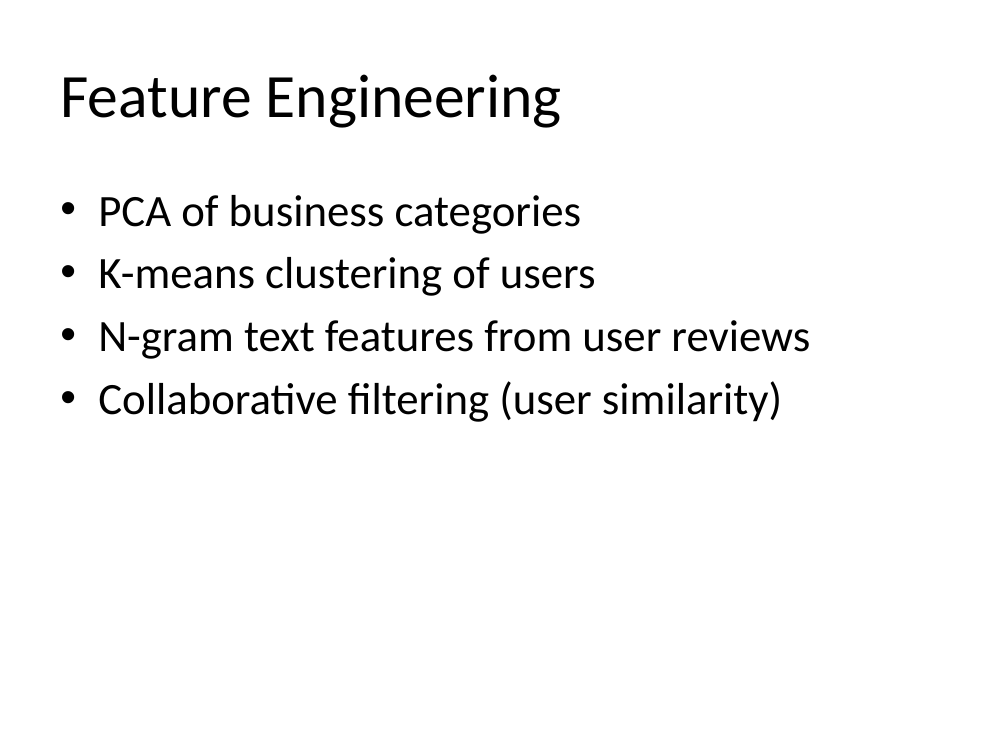
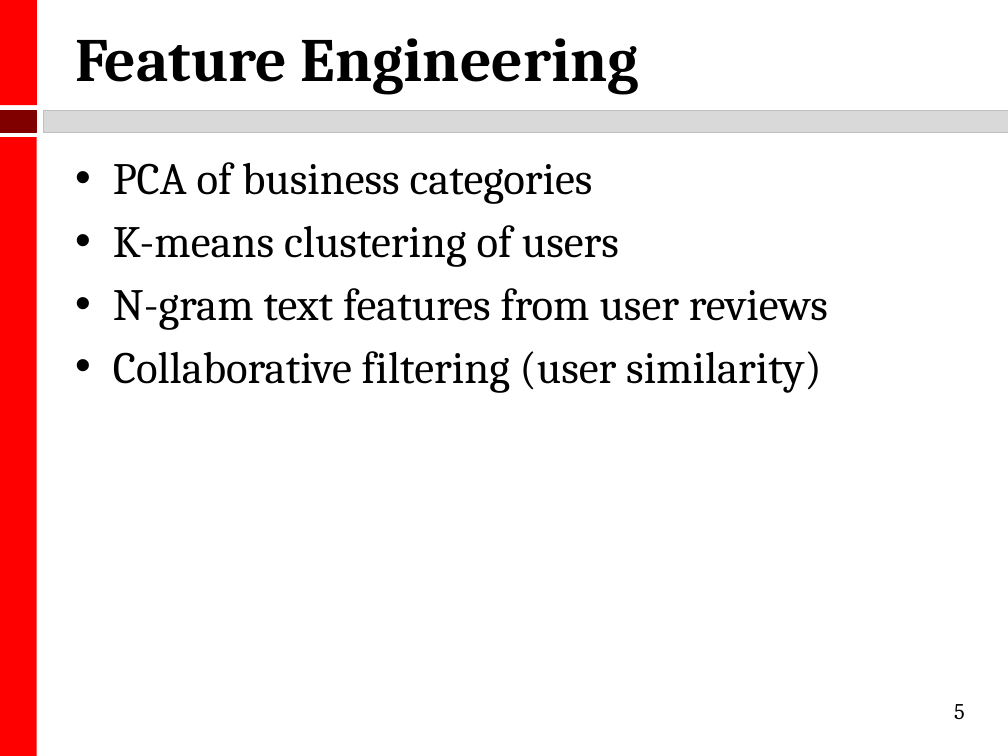
Before and after one commit to kmhoo/AdvancedMLProject, a slide deck: slide 5 of advML_final_presentation.pptx. Drawn at 1008x756 pixels with LibreOffice and Linux fonts; fonts in the diff are those of the drawing. Boxes give left, top, right and bottom in pixels: in the first picture for what was removed or moved away, otherwise in the second. Text is boxed around its words. In the diff, an @@ line names an element or a change of style, - is before the commit and + after.

```diff
--- a/advML_final_presentation.pptx
+++ b/advML_final_presentation.pptx
@@ title "Feature Engineering" moved from (x1=60, y1=74, x2=562, y2=128) to (x1=75, y1=38, x2=639, y2=94) @@
@@ title "Feature Engineering" at (x1=75, y1=38, x2=639, y2=94): font Calibri to Cambria, bold on @@
@@ group added at (x1=0, y1=0, x2=1008, y2=756): 4 rectangles @@
@@ text "PCA of business categories" moved from (x1=98, y1=195, x2=810, y2=422) to (x1=113, y1=162, x2=828, y2=393) @@
@@ text "PCA of business categories" at (x1=113, y1=162, x2=828, y2=393): font Calibri to Cambria @@
@@ page number added at (x1=954, y1=704, x2=965, y2=719), 16 pt, text #000000 @@
+5
```
Also in this commit, not shown: 8 other slides changed, 2 slides removed.
